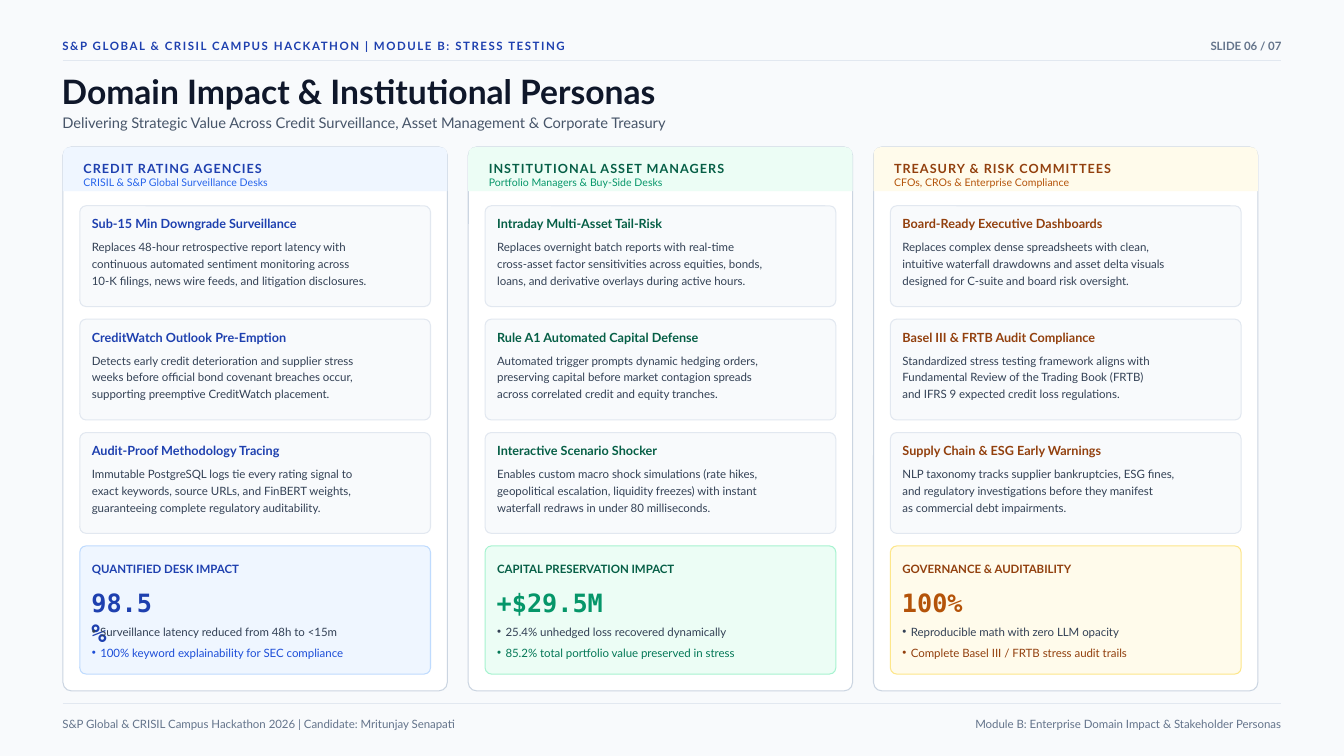
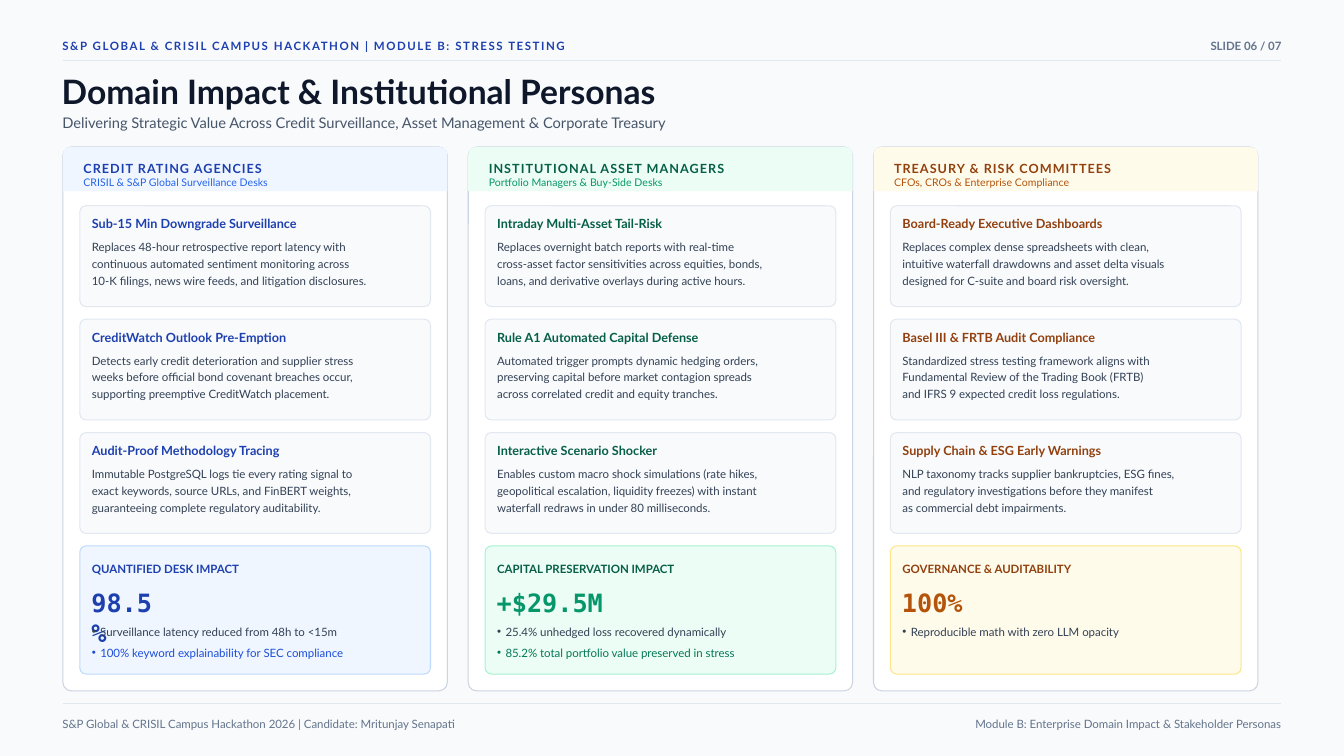
Before and after one commit to Mritunjay28/iiit-bhubaneswar-mritunjay-senapati-hackathon, a slide deck: slide 6 of docs/presentation.pptx. Drawn at 1344x756 pixels with LibreOffice and Linux fonts; fonts in the diff are those of the drawing. Boxes give left, top, right and bottom in pixels: in the first picture for what was removed or moved away, otherwise in the second. Text is boxed around its words. In the diff, an @@ line names an element or a change of style, - is before the commit and + after.

```diff
--- a/docs/presentation.pptx
+++ b/docs/presentation.pptx
@@ text removed at (911,648,1127,659) @@
-• Complete Basel III / FRTB stress audit trails
```
Also in this commit, not shown: 5 other slides changed, 14 other files.
